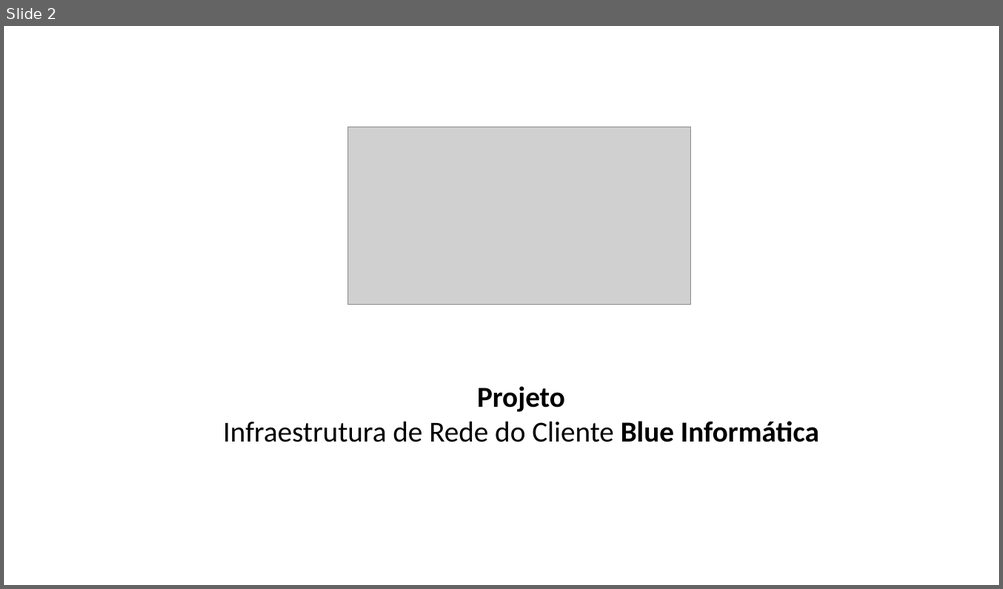
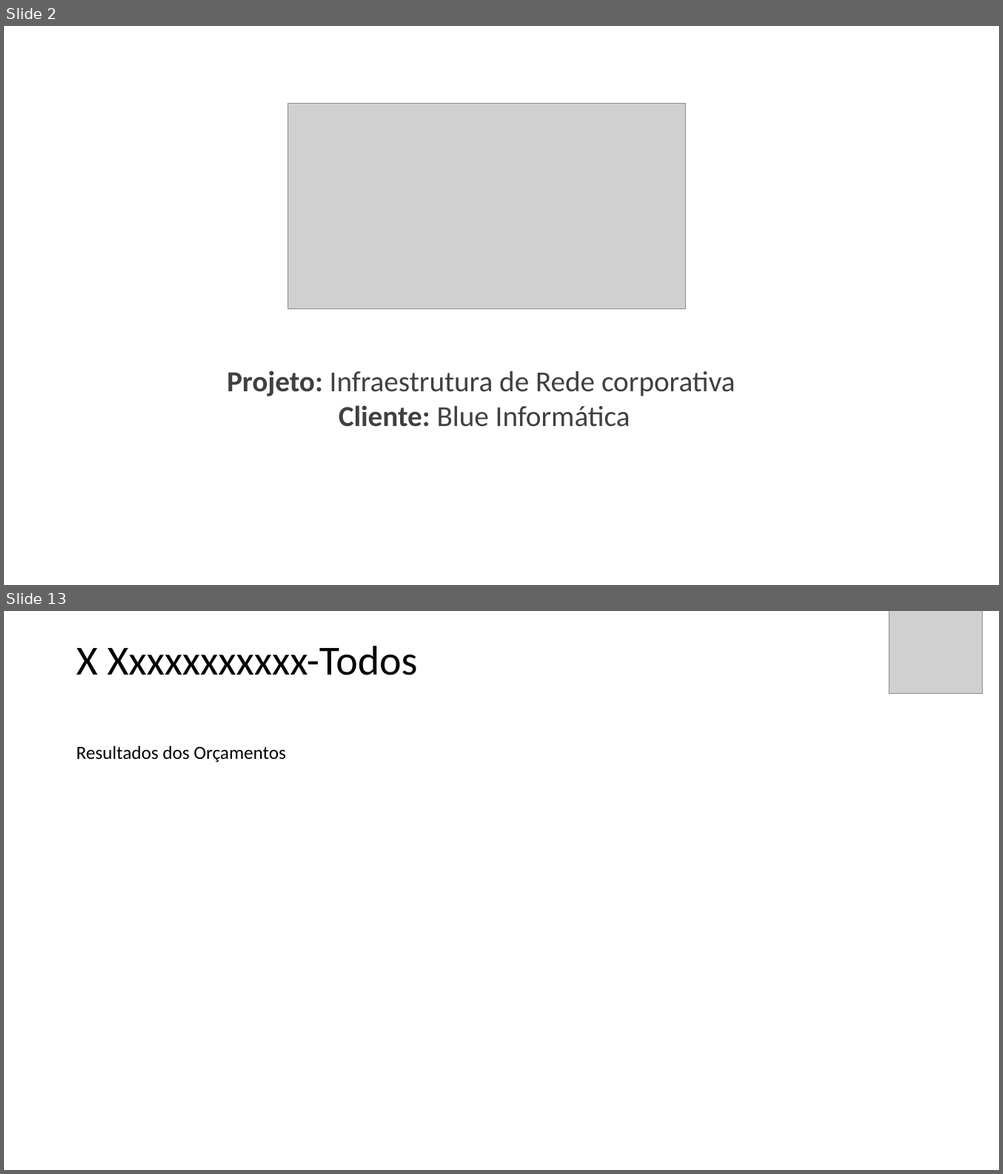
Before and after one commit to YuriSeugirdor/PIM4-GRUPO-C2, a slide deck: DOCUMENTACOES/SLIDE-PIM4.pptx. Shown one above the other, each under a label of ours: slide 2 before the commit, slides 2 and 13 after it; the slides between them are not shown. The pictures are 1003x589 and 1003x1174 pixels, drawn with LibreOffice and Linux fonts; fonts in the diff are those of the drawing; grey boxes stand for pictures. Boxes give left, top, right and bottom in pixels: in the first picture for what was removed or moved away, otherwise in the second. Text is boxed around its words. In the diff, an @@ line names an element or a change of style, - is before the commit and + after.

```diff
--- a/DOCUMENTACOES/SLIDE-PIM4.pptx
+++ b/DOCUMENTACOES/SLIDE-PIM4.pptx
@@ slide 13 added at (x1=4, y1=611, x2=999, y2=1170), background #FFFFFF @@
@@ picture added at (x1=889, y1=611, x2=982, y2=694) @@
@@ text added at (x1=77, y1=646, x2=417, y2=675), 40 pt, text #000000 @@
+X Xxxxxxxxxxx-Todos
@@ text added at (x1=77, y1=746, x2=286, y2=763), 18 pt, text #000000 @@
+Resultados dos Orçamentos
@@ slide 2 changed as well @@
@@ picture resized from (x1=348, y1=127, x2=691, y2=305) to (x1=288, y1=104, x2=686, y2=309) @@
@@ text at (x1=227, y1=371, x2=735, y2=427): text changed; text colour #000000 to #404040 @@
-Projeto
-Infraestrutura de Rede do Cliente Blue Informática
+Projeto: Infraestrutura de Rede corporativa
+Cliente: Blue Informática
```
Also in this commit, not shown: 1 other slide changed, 10 other slides added, 19 other files.
